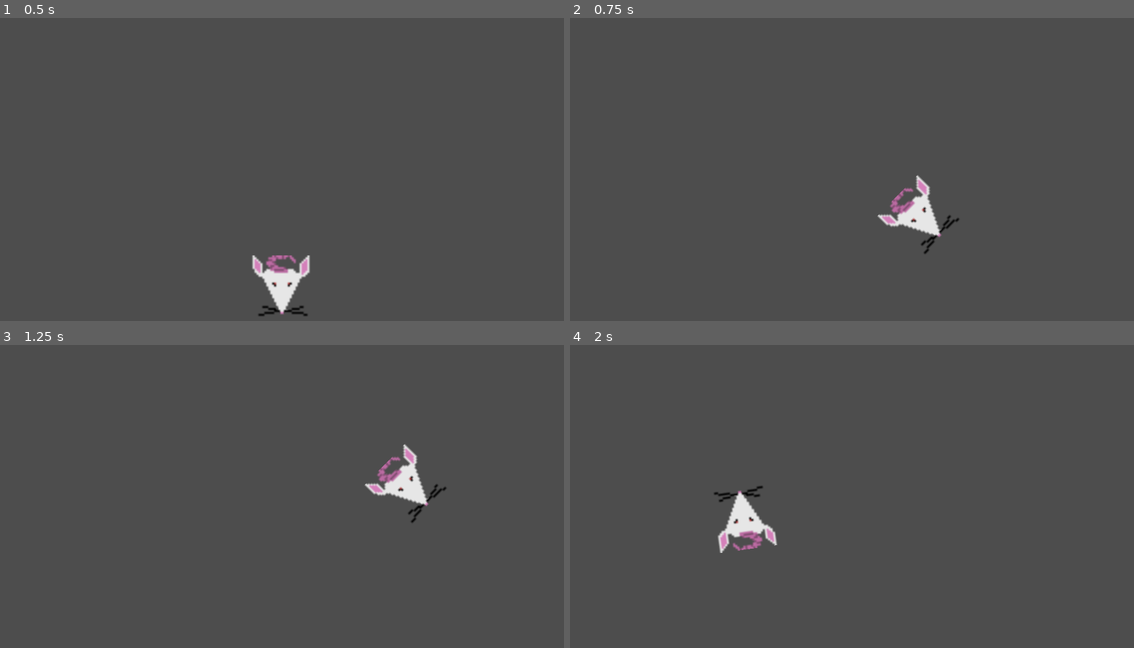
Above: before the commit, frames 1-4 (two rows, left to right).
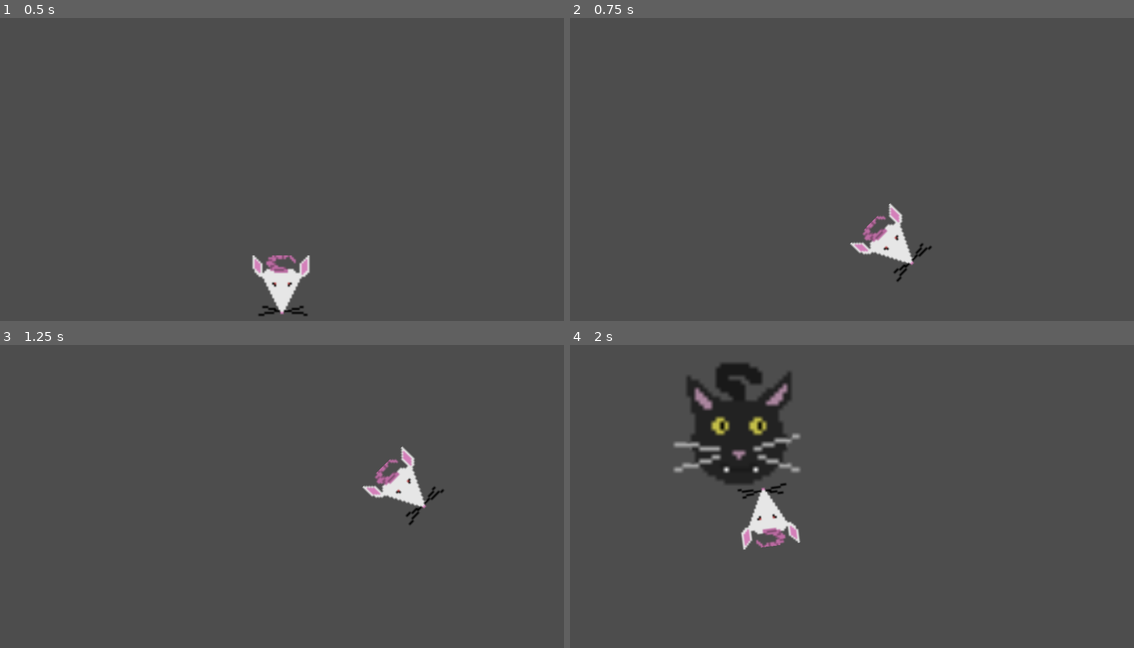
Above: after the commit, the same moments.

Repository: hg-game-dev/DodgeGame1
Game: Godot game, scene res://node_2d.tscn
Two runs of this game, one before a commit and one after it. Both use one fixed random seed, a clock stepped at 60 frames per second and the inputs below.
Inputs (mouse positions are in pixels of both pictures, inside the frame that each line leads up to):
- Up to frame 1 (0.5 s): no input
- Up to frame 2 (0.75 s): tap Enter at 0.5 s; move the mouse to (976, 160) at 0.52 s; press the mouse at (976, 160) at 0.53 s
- Up to frame 3 (1.25 s): no input
- Up to frame 4 (2 s): move the mouse to (739, 517) at 1.27 s; release the mouse at (739, 517) at 1.28 s; click (739, 517) at 1.35 s

Frame 1 is identical in both runs. In frame 2, 2.0% of the frame differs, in the area x 49-69%, y 51-87%; in frame 3, 0.8%; in frame 4, 6.7%, in the area x 18-41%, y 6-69%.

Commit message:
Cat Enemy Working

Diff:
--- /dev/null
+++ b/area_2d.gd
@@ -0,0 +1,71 @@
+extends Area2D
+
+@export var rush_speed = 1500
+@export var retreat_speed := 350
+@export var min_delay := 1
+@export var max_delay := 3
+@export var safe_margin := 32
+@export var offscreen_margin := 120
+
+var delay_left := 0.0
+var state := 0
+var destination:= Vector2.ZERO
+var retreat_point := Vector2.ZERO
+
+func _ready():
+
+	body_entered.connect(_on_body_entered)
+	monitoring = true
+	monitorable = true
+	delay_left = randf_range(min_delay,max_delay)
+	state = 0
+
+func _process(delta):
+	if state == 0:
+		delay_left -= delta
+		if delay_left <= 0.0:
+			destination = _random_onscreen_world_point()
+			state = 1
+
+	elif state == 1:
+		global_position = global_position.move_toward(destination, rush_speed * delta)
+		if global_position.distance_to(destination) <= 2:
+			retreat_point = _random_offscreen_world_point()
+			state = 2
+
+	elif state == 2:
+		global_position = global_position.move_toward(retreat_point, retreat_speed * delta)
+		if global_position.distance_to(retreat_point) <= 2.0:
+			delay_left = randf_range(min_delay,max_delay)
+			state = 0
+
+func _random_onscreen_world_point() -> Vector2:
+	var vp := get_viewport()
+	var r := vp.get_visible_rect()
+
+	var x := r.position.x + safe_margin + randf_range(0.0, r.size.x - safe_margin * 2)
+	var y := r.position.y + safe_margin + randf_range(0.0, r.size.y - safe_margin * 2)
+
+	return vp.get_canvas_transform().affine_inverse() * Vector2(x, y)
+
+func _random_offscreen_world_point() -> Vector2:
+	var vp := get_viewport()
+	var r := vp.get_visible_rect()
+
+	var left := r.position.x - offscreen_margin
+	var right := r.position.x + r.size.x + offscreen_margin
+	var top := r.position.y - offscreen_margin
+	var bottom := r.position.y + r.size.y + offscreen_margin
+
+	var p: Vector2
+	match randi() % 4:
+		0: p = Vector2(randf_range(left, right), top)
+		1: p = Vector2(randf_range(left, right), bottom)
+		2: p = Vector2(left, randf_range(top, bottom))
+		_: p = Vector2(right, randf_range(top, bottom))
+
+	return vp.get_canvas_transform().affine_inverse() * p
+
+func _on_body_entered(body):
+	if body.is_in_group("player"):
+		print("Caught!")
--- a/character_body_2d.gd
+++ b/character_body_2d.gd
@@ -1,6 +1,6 @@
 extends CharacterBody2D
 
-@export var speed = 1000
+@export var speed = 600
 
 var target = position
 
--- /dev/null
+++ b/collision_shape_2d.gd
@@ -0,0 +1,11 @@
+extends CollisionShape2D
+
+
+# Called when the node enters the scene tree for the first time.
+func _ready() -> void:
+	pass # Replace with function body.
+
+
+# Called every frame. 'delta' is the elapsed time since the previous frame.
+func _process(delta: float) -> void:
+	pass
--- /dev/null
+++ b/enemy.gd
@@ -0,0 +1,71 @@
+extends Area2D
+
+@export var rush_speed = 1500
+@export var retreat_speed := 350
+@export var min_delay := 1
+@export var max_delay := 3
+@export var safe_margin := 32
+@export var offscreen_margin := 120
+
+var delay_left := 0.0
+var state := 0
+var destination:= Vector2.ZERO
+var retreat_point := Vector2.ZERO
+
+func _ready():
+
+	body_entered.connect(_on_body_entered)
+	monitoring = true
+	monitorable = true
+	delay_left = randf_range(min_delay,max_delay)
+	state = 0
+
+func _process(delta):
+	if state == 0:
+		delay_left -= delta
+		if delay_left <= 0.0:
+			destination = _random_onscreen_world_point()
+			state = 1
+
+	elif state == 1:
+		global_position = global_position.move_toward(destination, rush_speed * delta)
+		if global_position.distance_to(destination) <= 2:
+			retreat_point = _random_offscreen_world_point()
+			state = 2
+
+	elif state == 2:
+		global_position = global_position.move_toward(retreat_point, retreat_speed * delta)
+		if global_position.distance_to(retreat_point) <= 2.0:
+			delay_left = randf_range(min_delay,max_delay)
+			state = 0
+
+func _random_onscreen_world_point() -> Vector2:
+	var vp := get_viewport()
+	var r := vp.get_visible_rect()
+
+	var x := r.position.x + safe_margin + randf_range(0.0, r.size.x - safe_margin * 2)
+	var y := r.position.y + safe_margin + randf_range(0.0, r.size.y - safe_margin * 2)
+
+	return vp.get_canvas_transform().affine_inverse() * Vector2(x, y)
+
+func _random_offscreen_world_point() -> Vector2:
+	var vp := get_viewport()
+	var r := vp.get_visible_rect()
+
+	var left := r.position.x - offscreen_margin
+	var right := r.position.x + r.size.x + offscreen_margin
+	var top := r.position.y - offscreen_margin
+	var bottom := r.position.y + r.size.y + offscreen_margin
+
+	var p: Vector2
+	match randi() % 4:
+		0: p = Vector2(randf_range(left, right), top)
+		1: p = Vector2(randf_range(left, right), bottom)
+		2: p = Vector2(left, randf_range(top, bottom))
+		_: p = Vector2(right, randf_range(top, bottom))
+
+	return vp.get_canvas_transform().affine_inverse() * p
+
+func _on_body_entered(body):
+	if body.is_in_group("player"):
+		print("Caught!")
--- a/node_2d.tscn
+++ b/node_2d.tscn
@@ -1,6 +1,7 @@
 [gd_scene format=3 uid="uid://dbbahygaarj06"]
 
 [ext_resource type="Script" uid="uid://cg8oicq4erbjo" path="res://character_body_2d.gd" id="2_0hol4"]
+[ext_resource type="Script" uid="uid://bqp8we72namh5" path="res://area_2d.gd" id="3_0hol4"]
 [ext_resource type="Texture2D" uid="uid://c2ejthfucpqpm" path="res://mouse.png" id="3_epypp"]
 [ext_resource type="Texture2D" uid="uid://bmcmmbg8hsgs2" path="res://cat_1.png" id="4_0hol4"]
 
@@ -18,7 +19,7 @@
 
 [node name="Player" type="Node2D" parent="." unique_id=1170044883]
 
-[node name="CharacterBody2D" type="CharacterBody2D" parent="Player" unique_id=79932143]
+[node name="CharacterBody2D" type="CharacterBody2D" parent="Player" unique_id=79932143 groups=["player"]]
 script = ExtResource("2_0hol4")
 
 [node name="Sprite2D" type="Sprite2D" parent="Player/CharacterBody2D" unique_id=174627183]
@@ -32,8 +33,9 @@
 position = Vector2(12, -7)
 
 [node name="Area2D" type="Area2D" parent="Enemy" unique_id=572688973]
-position = Vector2(-737, -613)
+position = Vector2(-737, -476.99997)
 scale = Vector2(8.539062, 8.539062)
+script = ExtResource("3_0hol4")
 
 [node name="Sprite2D" type="Sprite2D" parent="Enemy/Area2D" unique_id=1968693309]
 texture = ExtResource("4_0hol4")
Not shown, added: area_2d.gd.uid
Not shown, added: collision_shape_2d.gd.uid
Not shown, added: enemy.gd.uid
